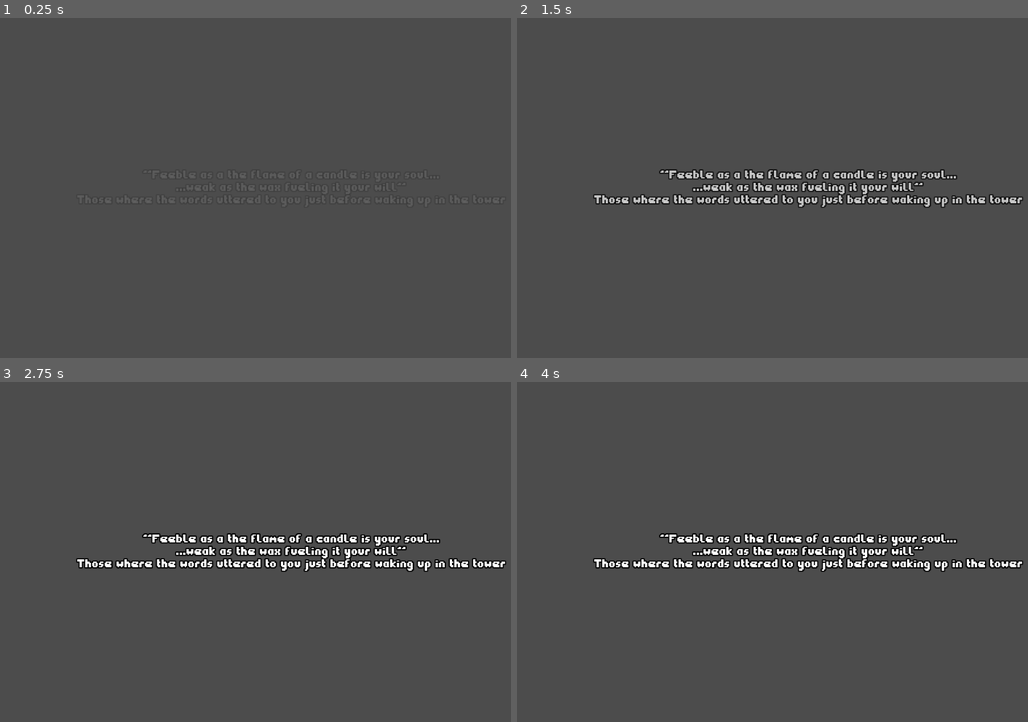
Above: before the commit, frames 1-4 (two rows, left to right).
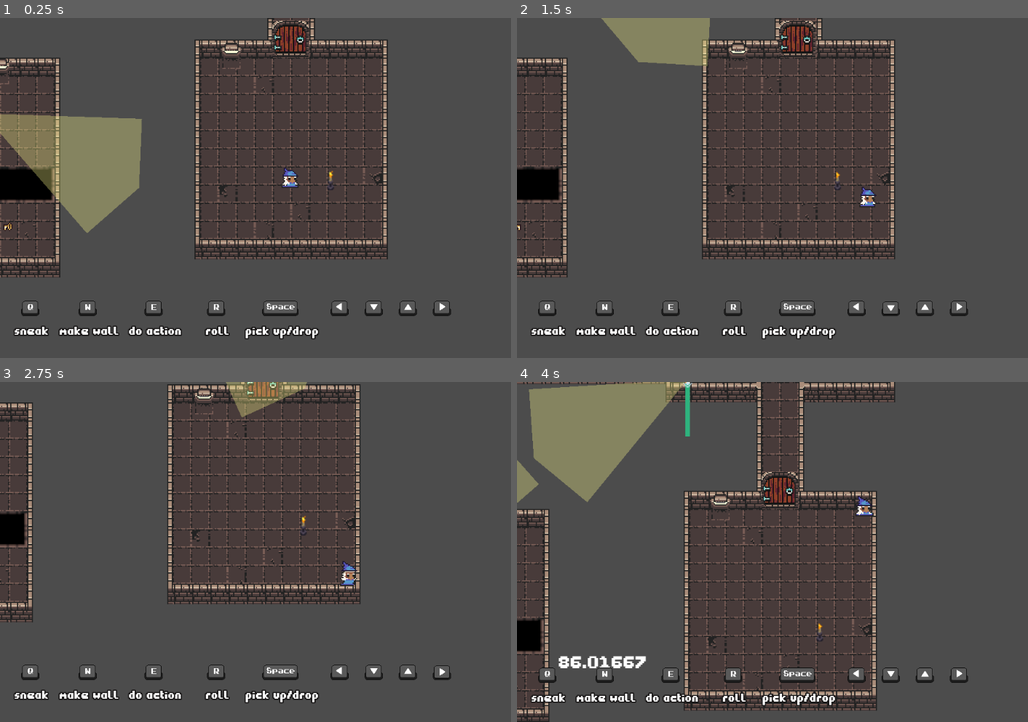
Above: after the commit, the same moments.

Repository: BadInheritance/ld46_souls_afire
Game: Godot game, scene res://scenes/Main.tscn
Same seed, same stepped clock (60 frames per second), same inputs: the game is played once before the commit and once after it.
Inputs:
- Up to frame 1 (0.25 s): no input
- Up to frame 2 (1.5 s): hold Right (player_right) 0.53-1.28 s; tap E (player_action) at 0.6 s; hold Down (player_down) from 1.28 s (still down); tap W (player_create_wall) at 1.35 s
- Up to frame 3 (2.75 s): release Down (player_down) at 2.03 s; hold Right (player_right) from 2.03 s (still down); tap Space (player_pickup_toggle) at 2.1 s
- Up to frame 4 (4 s): release Right (player_right) at 2.78 s; hold Up (player_up) 2.78-3.53 s; tap R (player_roll) at 2.85 s; hold 1 (debug_show_candle_time_left) from 3.53 s (still down); hold Shift (player_run) from 3.53 s (still down)

The runs differ from the first frame. In frame 1, 19% of the frame differs, in the area x 0-89%, y 0-95%; in frame 2, 17%; in frame 3, 15%; in frame 4, 23%, in the area x 0-100%, y 0-100%.

Commit message:
fix 3

Diff:
--- a/scripts/Intro.gd
+++ b/scripts/Intro.gd
@@ -14,7 +14,7 @@
 
 
 func _ready():
-	if false:
+	if OS.is_debug_build():
 		intro_done = true
 	else:
 		timer.start()
